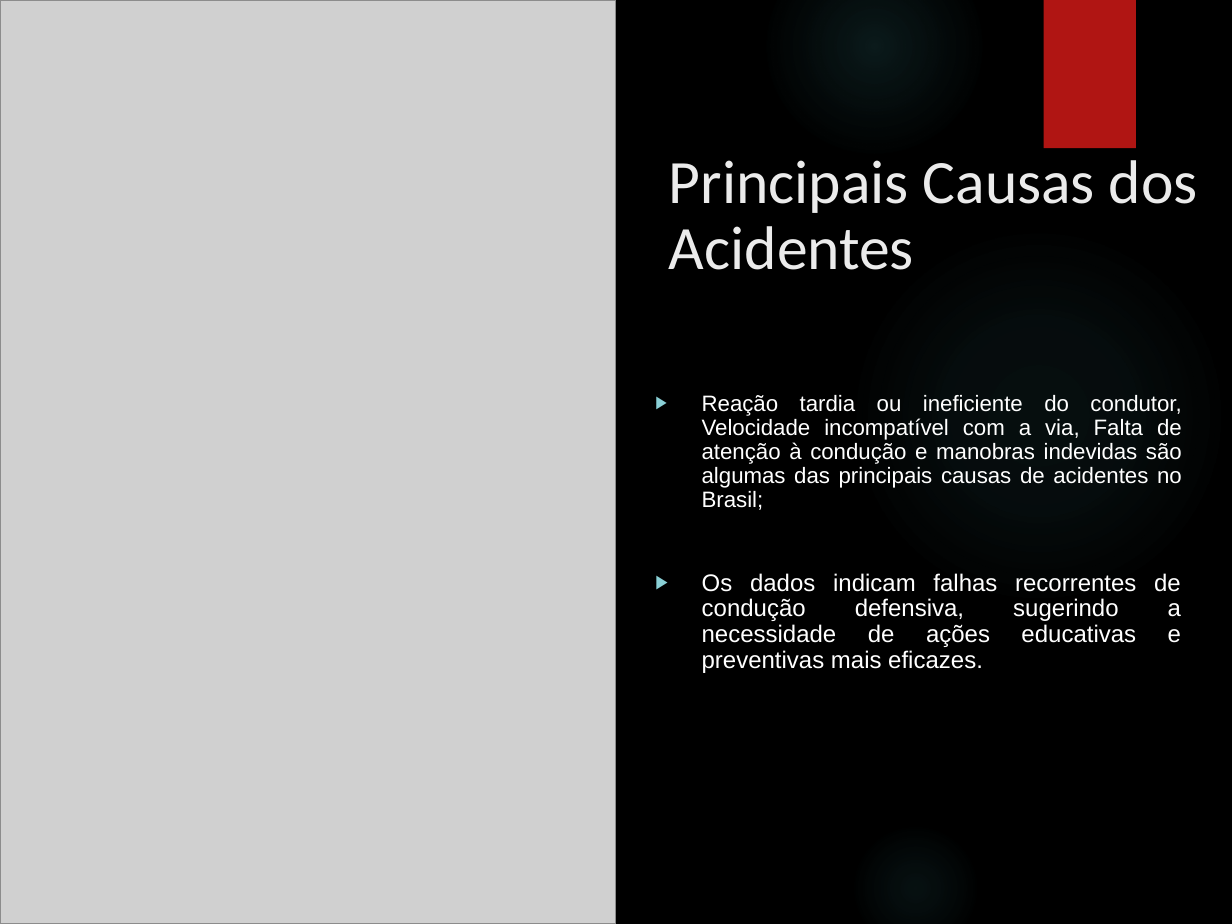
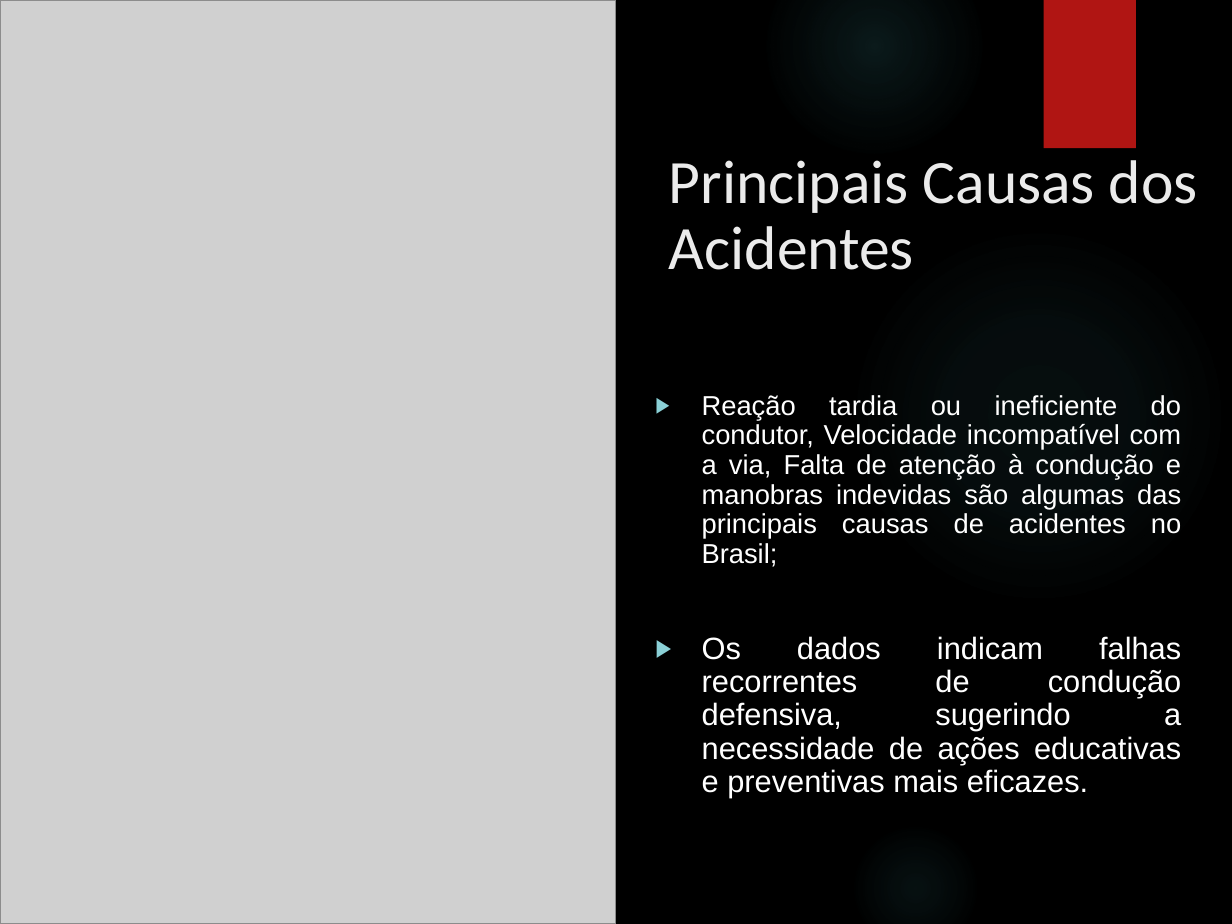
Before and after one commit to carnaubarosario/BI_SafeRoad_2.0, a slide deck: slide 5 of Apresentação BI SafeRoad 2.0.pptx. Drawn at 1232x924 pixels with LibreOffice and Linux fonts; fonts in the diff are those of the drawing; grey boxes stand for pictures; background and template pictures are left out. Boxes give left, top, right and bottom in pixels: in the first picture for what was removed or moved away, otherwise in the second. Text is boxed around its words. In the diff, an @@ line names an element or a change of style, - is before the commit and + after.

```diff
--- a/Apresentação BI SafeRoad 2.0.pptx
+++ b/Apresentação BI SafeRoad 2.0.pptx
@@ text "Reação tardia ou ineficiente do ..." at [702, 395, 1182, 798]: size 13 to 16 pt in "Reação tardia ou ineficiente do condutor, Velocidade ..."; size 14 to 18 pt in "Os dados indicam falhas recorrentes de condução ..." @@
```
Also in this commit, not shown: 5 other slides changed.
